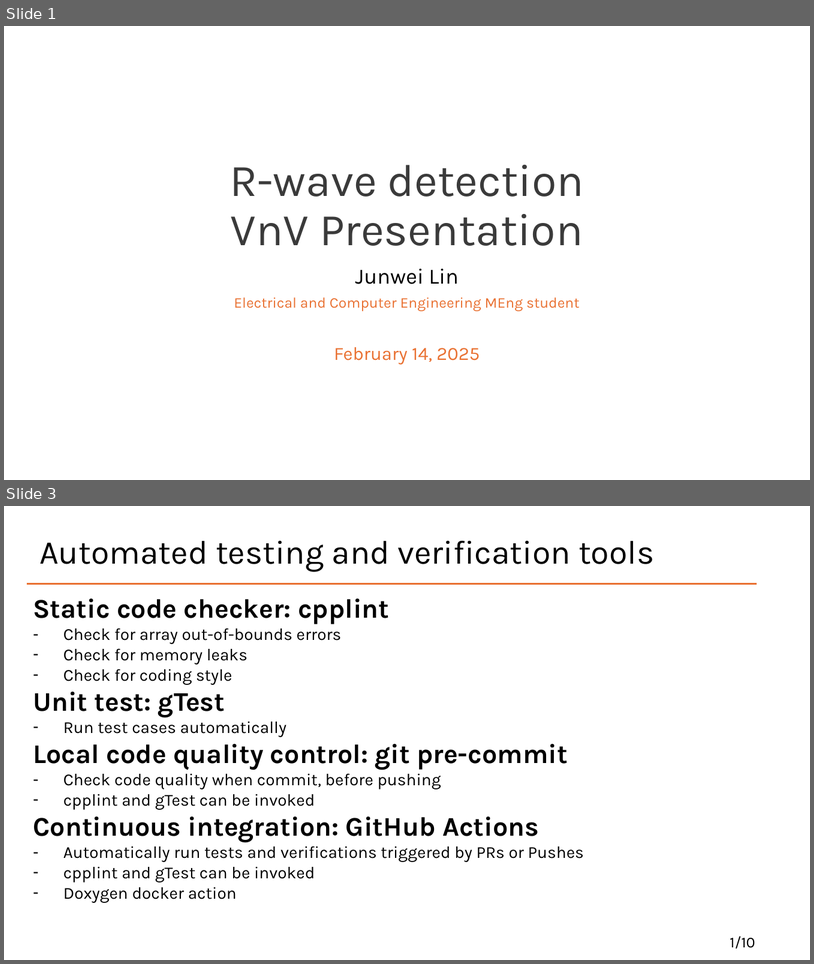
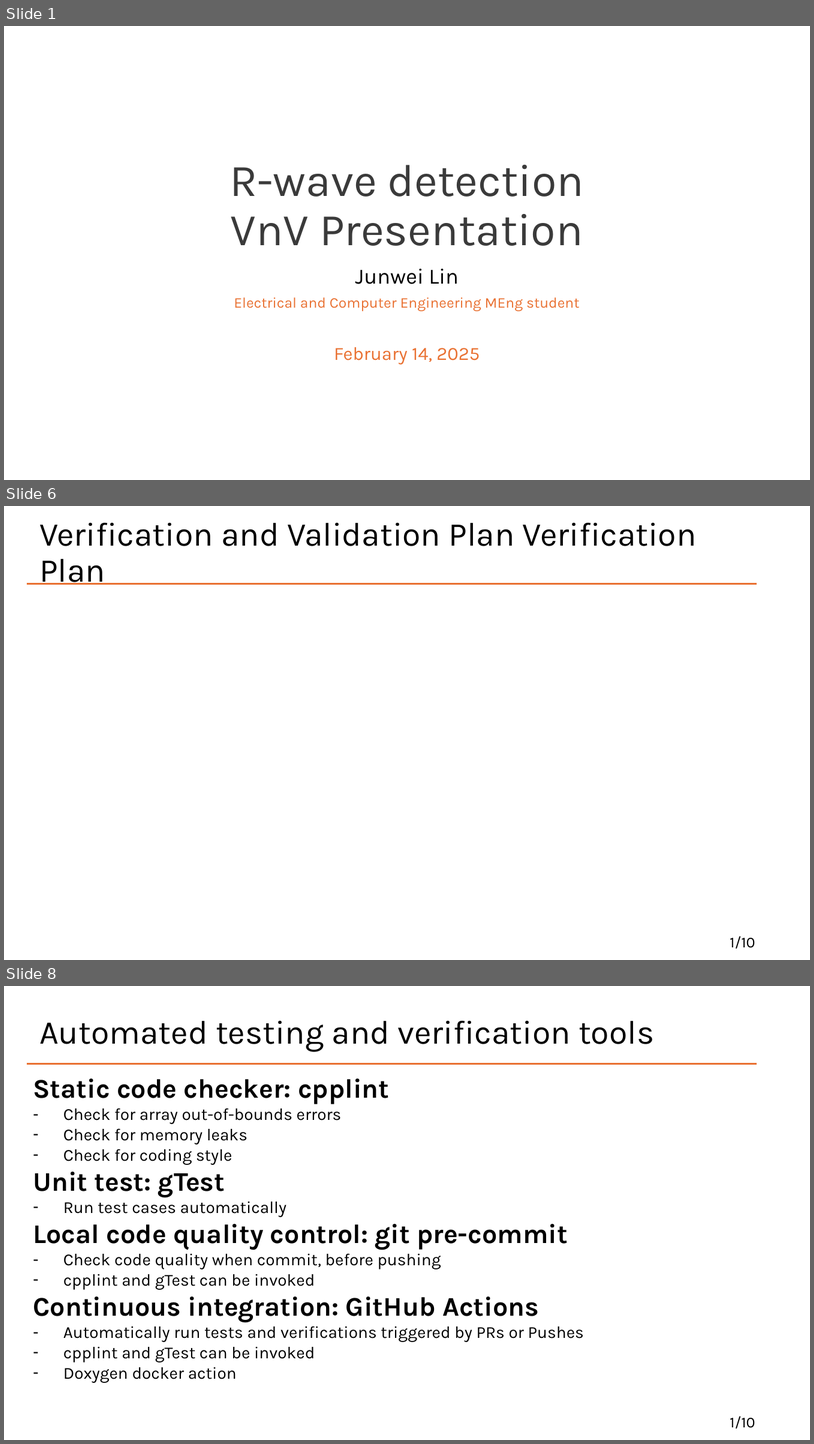
Before and after one commit to Lychee-acaca/CAS741, a slide deck: docs/Presentation/VnV.pptx. Shown one above the other, each under a label of ours: slides 1 and 3 before the commit, slides 1, 6 and 8 after it; the slides between them are not shown. The pictures are 814x964 and 814x1444 pixels, drawn with LibreOffice and Linux fonts; fonts in the diff are those of the drawing. Boxes give left, top, right and bottom in pixels: in the first picture for what was removed or moved away, otherwise in the second. Text is boxed around its words. In the diff, an @@ line names an element or a change of style, - is before the commit and + after.

```diff
--- a/docs/Presentation/VnV.pptx
+++ b/docs/Presentation/VnV.pptx
@@ slide 6 added at (4, 506, 810, 960), background #FFFFFF @@
@@ title added at (39, 523, 697, 585), 39.6 pt, text #000000 @@
+Verification and Validation Plan Verification Plan
@@ line added from (27, 583) to (757, 583), #E97132 2 pt @@
@@ text added at (730, 936, 755, 948), 18 pt, text #000000 @@
+1/10
@@ what was slide 3 is now slide 8 @@
```
Also in this commit, not shown: 1 slide changed, 7 other slides added.
